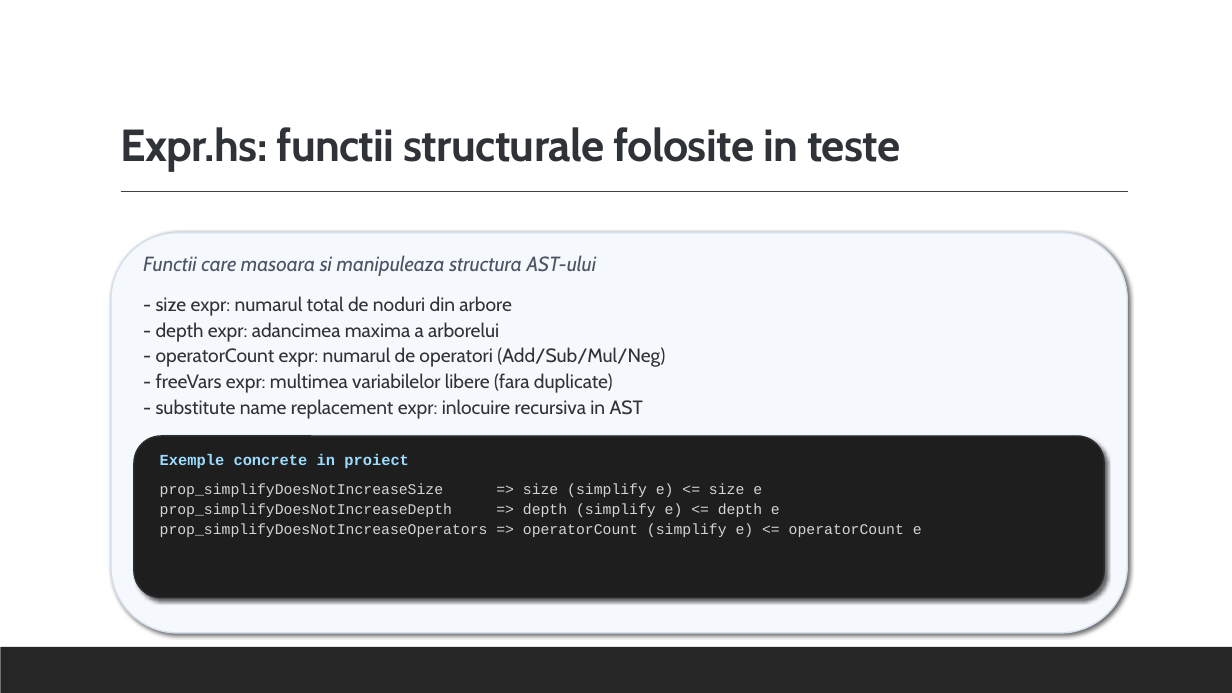
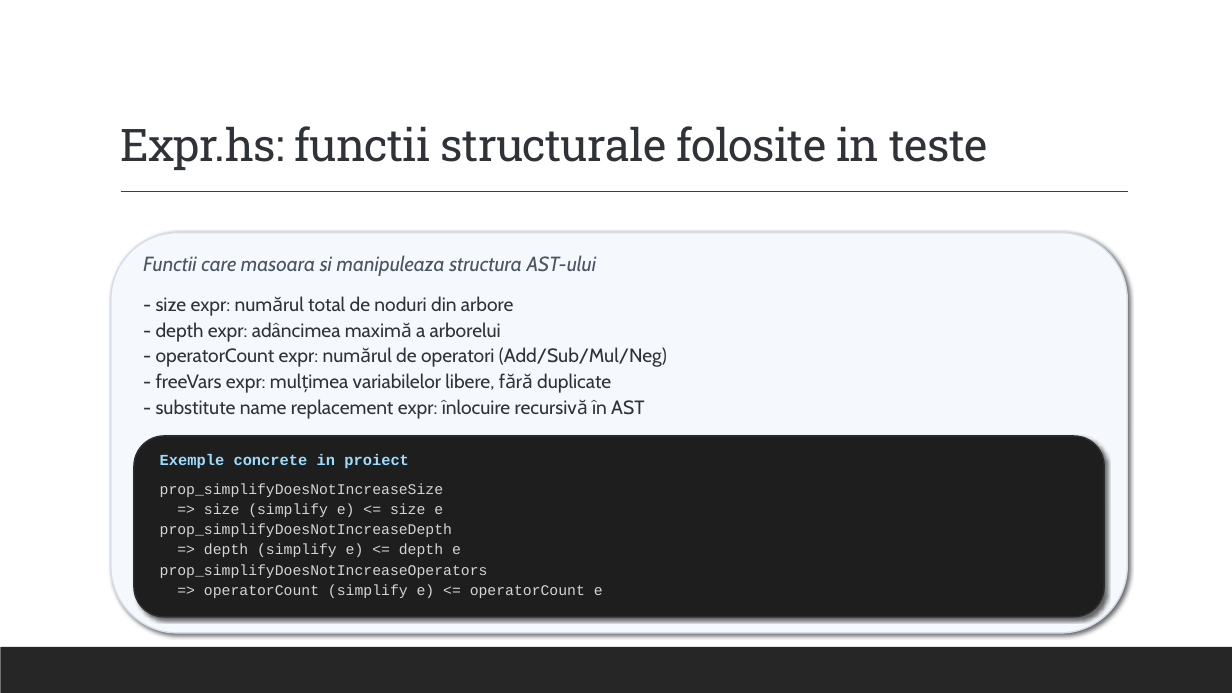
Before and after one commit to alexandrunite/MFIS_Project, a slide deck: slide 18 of Testarea property-based folosind QuickCheck.pptx (slide 19 before the commit). Drawn at 1232x693 pixels with LibreOffice and Linux fonts; fonts in the diff are those of the drawing. Boxes give left, top, right and bottom in pixels: in the first picture for what was removed or moved away, otherwise in the second. Text is boxed around its words. In the diff, an @@ line names an element or a change of style, - is before the commit and + after.

```diff
--- a/Testarea property-based folosind QuickCheck.pptx
+++ b/Testarea property-based folosind QuickCheck.pptx
@@ title "Expr.hs: functii structurale folosite in ..." at (120,126,987,170): font Cabin to Roboto Slab, bold off @@
@@ text at (156,296,667,419): text changed @@
-- size expr: numarul total de noduri din arbore
-- depth expr: adancimea maxima a arborelui
-- operatorCount expr: numarul de operatori (Add/Sub/Mul/Neg)
-- freeVars expr: multimea variabilelor libere (fara duplicate)
-- substitute name replacement expr: inlocuire recursiva in AST
+- size expr: numărul total de noduri din arbore
+- depth expr: adâncimea maximă a arborelui
+- operatorCount expr: numărul de operatori (Add/Sub/Mul/Neg)
+- freeVars expr: mulțimea variabilelor libere, fără duplicate
+- substitute name replacement expr: înlocuire recursivă în AST
@@ rounded rectangle: place and size @@
-rounded rectangle at (134,436,1104,598)
+rounded rectangle at (134,436,1104,617)
@@ text at (160,483,603,598): text changed @@
-prop_simplifyDoesNotIncreaseSize => size (simplify e) <= size e
-prop_simplifyDoesNotIncreaseDepth => depth (simplify e) <= depth e
-prop_simplifyDoesNotIncreaseOperators => operatorCount (simplify e) <= operatorCount e
+prop_simplifyDoesNotIncreaseSize
+=> size (simplify e) <= size e
+prop_simplifyDoesNotIncreaseDepth
+=> depth (simplify e) <= depth e
+prop_simplifyDoesNotIncreaseOperators
+=> operatorCount (simplify e) <= operatorCount e
```
Also in this commit, not shown: 20 other slides changed, 7 other files.
